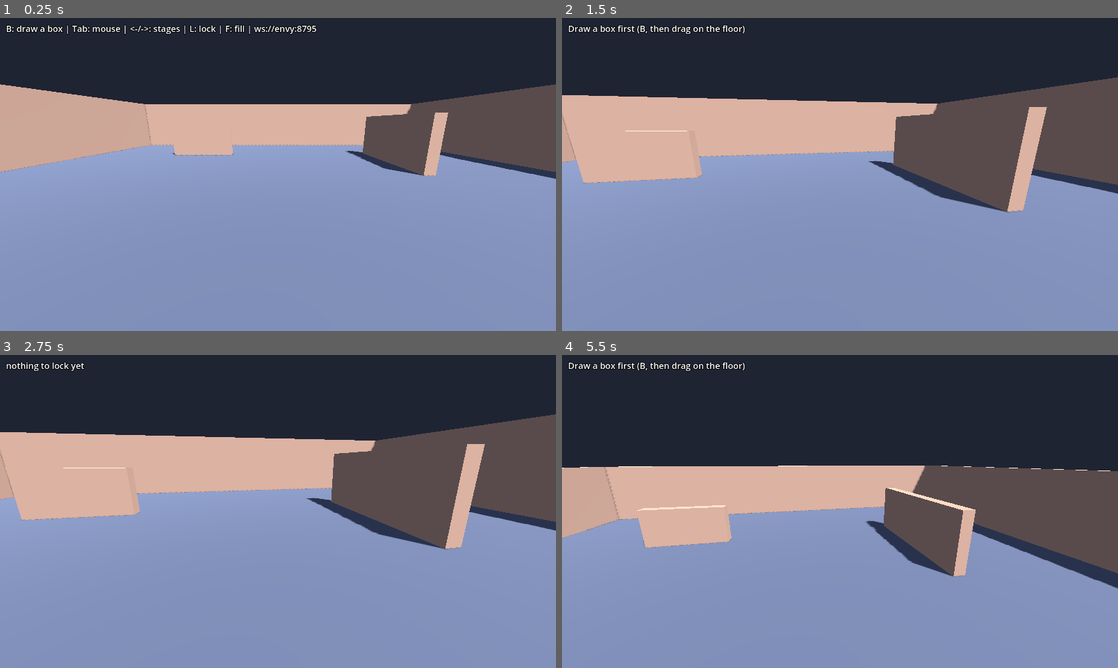
Above: before the commit, frames 1-4 (two rows, left to right).
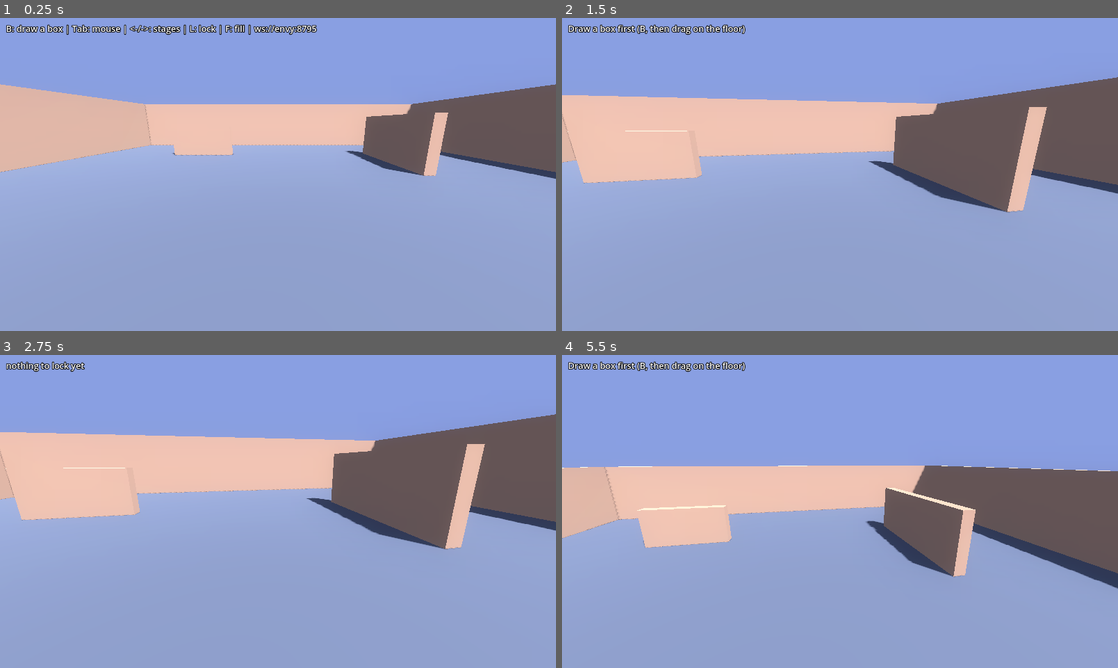
Above: after the commit, the same moments.

Repository: graysonchalmers/kiln
Game: Godot game, scene res://main.tscn
Same seed, same stepped clock (60 frames per second), same inputs: the game is played once before the commit and once after it.
Inputs (mouse positions are in pixels of both pictures, inside the frame that each line leads up to):
- Up to frame 1 (0.25 s): no input
- Up to frame 2 (1.5 s): tap Enter at 0.5 s; move the mouse to (867, 174) at 0.52 s; hold W 0.53-1.25 s; tap Tab at 0.6 s; click (867, 174) at 0.67 s; drag from (728, 190) to (812, 237) at 1.27 s
- Up to frame 3 (2.75 s): tap Space at 2 s; move the mouse to (333, 442) at 2.02 s; hold Right from 2.03 s (still down); tap L at 2.1 s; click (333, 442) at 2.17 s
- Up to frame 4 (5.5 s): release Right at 2.75 s; tap Enter at 2.75, 3.6, 4.25 s; drag from (812, 574) to (673, 464) at 2.77 s; tap Space at 3.5, 5 s; move the mouse to (1006, 558) at 3.52 s; hold Left 3.53-4.25 s; click (1006, 558) at 3.67 s; drag from (673, 464) to (756, 433) at 4.27 s; move the mouse to (867, 511) at 5.02 s; hold S from 5.03 s (still down); hold E from 5.03 s (still down); click (867, 511) at 5.17 s

The runs differ from the first frame. In frame 1, 25% of the frame differs, in the area x 0-100%, y 0-28%; in frame 2, 25%; in frame 3, 25%; in frame 4, 35%, in the area x 0-100%, y 0-38%.

Commit message:
feat(live): keep the old level until the new one sweeps over it (glow line, shrink/grow), --smoke render test
Co-Authored-By: Claude Sonnet 5.5 <noreply@anthropic.com>

Diff:
--- a/live/client/main.gd
+++ b/live/client/main.gd
@@ -3,7 +3,9 @@
 ## Keys: WASD move, Q/E down/up, mouse look, Tab capture toggle,
 ## B box mode (click-drag floor, wheel = height), Enter prompt, Esc cancel prompt.
 
-const REVEAL_SECS := 0.6   # each ladder level sweeps in quickly; the pacer spaces the levels out
+const REVEAL_SECS := 0.8   # one glowing line sweeps up: the new level appears under it, the old one is left above it
+const SHRINK_TO := 0.9     # the departing level shrinks to this fraction of its size
+const GROW_FROM := 0.88    # the arriving level grows up from this fraction into its final size
 const BAND := 0.08
 const SHADER_PATH := "res://reveal.gdshader"
 const Net = preload("res://net.gd")
@@ -48,6 +50,12 @@
 var reveal_mats: Array[ShaderMaterial] = []
 var reveal_meshes: Array = []  # [[MeshInstance3D, surface_count], ...]
 var reveal_t := -1.0
+var old_holder: Node3D = null
+var old_mats: Array[ShaderMaterial] = []
+var sweep_line: MeshInstance3D = null
+var clock := 0.0
+var smoke := false
+var smoke_pending := false
 var reveal_base := 0.0
 var reveal_top := 1.0
 var shader: Shader
@@ -75,7 +83,32 @@
 	net.failed.connect(_on_failed)
 	net.status.connect(_set_status)
 	Input.mouse_mode = Input.MOUSE_MODE_CAPTURED
+	if OS.get_cmdline_user_args().has("--smoke"):
+		_start_smoke()
+		return
 	_set_status("B: draw a box | Tab: mouse | <-/->: stages | L: lock | F: fill | %s" % server_url)
+
+
+## Scripted run for screenshots and video: a fixed box and the four barrel levels, no server needed.
+func _start_smoke() -> void:
+	smoke = true
+	smoke_pending = true
+	p0 = Vector3(-0.5, 0.0, -0.5)
+	p1 = Vector3(0.5, 0.0, 0.5)
+	box_h = 1.4
+	has_box = true
+	_redraw_wire()
+	var b := _box_bounds()
+	req_min = b[0]
+	req_size = b[1]
+	cur_slug = "smoke"
+	pitch = -0.08
+	yaw = 0.0
+	cam.position = Vector3(0.35, 0.85, 2.0)
+	cam.rotation = Vector3(pitch, yaw, 0.0)
+	Input.mouse_mode = Input.MOUSE_MODE_VISIBLE
+	_show_placeholder()
+	_set_status("smoke test: block, then 4, 8, 16, 32 cells")
 
 
 func _parse_server() -> void:
@@ -103,6 +136,10 @@
 	env.ambient_light_source = Environment.AMBIENT_SOURCE_COLOR
 	env.ambient_light_color = Color(0.6, 0.65, 0.8)
 	env.ambient_light_energy = 0.7
+	env.glow_enabled = true
+	env.glow_intensity = 0.9
+	env.glow_bloom = 0.15
+	env.glow_hdr_threshold = 0.8
 	var we := WorldEnvironment.new()
 	we.environment = env
 	add_child(we)
@@ -448,12 +485,14 @@
 # ---------------------------------------------------------------- asset + reveal
 
 func _show_stage(i: int, animate: bool) -> void:
+	_end_transition()
 	if holder != null:
-		holder.queue_free()
+		if animate:
+			old_holder = holder  # stays on screen until the new level has swept over it
+			_prepare_old(old_holder)
+		else:
+			holder.queue_free()
 		holder = null
-	reveal_mats.clear()
-	reveal_meshes.clear()
-	reveal_t = -1.0
 	var buf: PackedByteArray = strip.stages[i]["glb"]
 	var doc := GLTFDocument.new()
 	var gstate := GLTFState.new()
@@ -481,13 +520,16 @@
 	var target := Vector3(req_min.x + req_size.x * 0.5, req_min.y, req_min.z + req_size.z * 0.5)
 	var src := Vector3(aabb.get_center().x, aabb.position.y, aabb.get_center().z)
 	holder.position = target - src * s
+	holder.set_meta("fit", {"s": s, "target": target, "src": src})
 
 	reveal_base = req_min.y
-	reveal_top = req_min.y + aabb.size.y * s.y
+	reveal_top = req_min.y + req_size.y
 	_update_pips()
 	_set_status("stage %d/%d (%d tris) | <-/-> scrub | L lock | F fill" % [i + 1, strip.count(), strip.stages[i]["tris"]])
 	if animate:
 		_start_reveal(meshes)
+	else:
+		_clear_placeholder()
 
 
 func _collect_meshes(n: Node, out: Array) -> void:
@@ -510,29 +552,95 @@
 	return res
 
 
+func _make_mat(mi: MeshInstance3D, i: int, invert: bool) -> ShaderMaterial:
+	var orig := mi.get_active_material(i)
+	var sm := ShaderMaterial.new()
+	sm.shader = shader
+	var bm := orig as BaseMaterial3D
+	if bm != null:
+		sm.set_shader_parameter("albedo_color", bm.albedo_color)
+		sm.set_shader_parameter("roughness_v", bm.roughness)
+		sm.set_shader_parameter("metallic_v", bm.metallic)
+		if bm.albedo_texture != null:
+			sm.set_shader_parameter("albedo_tex", bm.albedo_texture)
+			sm.set_shader_parameter("use_tex", true)
+	sm.set_shader_parameter("band", BAND)
+	sm.set_shader_parameter("invert", invert)
+	sm.set_shader_parameter("clip_y", reveal_base - BAND)
+	return sm
+
+
 func _start_reveal(meshes: Array) -> void:
 	reveal_mats.clear()
 	reveal_meshes.clear()
 	for mi: MeshInstance3D in meshes:
 		var n := mi.mesh.get_surface_count()
 		for i in n:
-			var orig := mi.get_active_material(i)
-			var sm := ShaderMaterial.new()
-			sm.shader = shader
-			var bm := orig as BaseMaterial3D
-			if bm != null:
-				sm.set_shader_parameter("albedo_color", bm.albedo_color)
-				sm.set_shader_parameter("roughness_v", bm.roughness)
-				sm.set_shader_parameter("metallic_v", bm.metallic)
-				if bm.albedo_texture != null:
-					sm.set_shader_parameter("albedo_tex", bm.albedo_texture)
-					sm.set_shader_parameter("use_tex", true)
-			sm.set_shader_parameter("band", BAND)
-			sm.set_shader_parameter("clip_y", reveal_base - BAND)
+			var sm := _make_mat(mi, i, false)
 			mi.set_surface_override_material(i, sm)
 			reveal_mats.append(sm)
 		reveal_meshes.append([mi, n])
+	_apply_mult(holder, GROW_FROM)
+	_start_sweep_line()
 	reveal_t = 0.0
+
+
+func _prepare_old(h: Node3D) -> void:
+	old_mats.clear()
+	var meshes: Array = []
+	_collect_meshes(h, meshes)
+	for mi: MeshInstance3D in meshes:
+		for i in mi.mesh.get_surface_count():
+			var sm := _make_mat(mi, i, true)
+			mi.set_surface_override_material(i, sm)
+			old_mats.append(sm)
+
+
+## Scale a fitted holder about the centre of its base (the asset's base stays on the box floor).
+func _apply_mult(h: Node3D, m: float) -> void:
+	if h == null or not is_instance_valid(h):
+		return
+	var fit: Dictionary = h.get_meta("fit", {})
+	if fit.is_empty():
+		return
+	h.scale = fit["s"] * m
+	h.position = fit["target"] - fit["src"] * fit["s"] * m
+
+
+func _start_sweep_line() -> void:
+	if sweep_line == null:
+		sweep_line = MeshInstance3D.new()
+		sweep_line.mesh = BoxMesh.new()
+		var m := StandardMaterial3D.new()
+		m.albedo_color = Color(0.3, 1.0, 1.0)
+		m.emission_enabled = true
+		m.emission = Color(0.3, 1.0, 1.0)
+		m.emission_energy_multiplier = 5.0
+		sweep_line.material_override = m
+		add_child(sweep_line)
+	(sweep_line.mesh as BoxMesh).size = Vector3(req_size.x * 1.15, 0.012, req_size.z * 1.15)
+	sweep_line.position = Vector3(req_min.x + req_size.x * 0.5, reveal_base, req_min.z + req_size.z * 0.5)
+	sweep_line.visible = true
+
+
+## Finish whatever transition is running: new level at full size and plain materials, old level and block gone.
+func _end_transition() -> void:
+	for e in reveal_meshes:
+		var mi: MeshInstance3D = e[0]
+		if is_instance_valid(mi):
+			for i in e[1]:
+				mi.set_surface_override_material(i, null)
+	reveal_mats.clear()
+	reveal_meshes.clear()
+	old_mats.clear()
+	reveal_t = -1.0
+	_apply_mult(holder, 1.0)
+	if old_holder != null:
+		old_holder.queue_free()
+		old_holder = null
+	_clear_placeholder()
+	if sweep_line != null:
+		sweep_line.visible = false
 
 
 func _update_reveal(delta: float) -> void:
@@ -541,28 +649,40 @@
 	reveal_t += delta
 	var k := clampf(reveal_t / REVEAL_SECS, 0.0, 1.0)
 	var y := lerpf(reveal_base - BAND, reveal_top + BAND, k)
+	var e := k * k * (3.0 - 2.0 * k)
 	for m in reveal_mats:
 		m.set_shader_parameter("clip_y", y)
+	for m in old_mats:
+		m.set_shader_parameter("clip_y", y)
+	_apply_mult(holder, lerpf(GROW_FROM, 1.0, e))
+	_apply_mult(old_holder, lerpf(1.0, SHRINK_TO, e))
+	if placeholder != null and is_instance_valid(placeholder):  # the block fades and shrinks as the first level arrives
+		var pm := placeholder.material_override as StandardMaterial3D
+		pm.albedo_color.a = lerpf(0.5, 0.0, e)
+		var mm := lerpf(1.0, SHRINK_TO, e)
+		placeholder.scale = Vector3.ONE * mm
+		placeholder.position = Vector3(req_min.x + req_size.x * 0.5, req_min.y + req_size.y * 0.5 * mm, req_min.z + req_size.z * 0.5)
+	if sweep_line != null:
+		sweep_line.position.y = y
+		(sweep_line.material_override as StandardMaterial3D).emission_energy_multiplier = 5.0 * (1.0 - k * k)
 	if k >= 1.0:
-		for e in reveal_meshes:
-			var mi: MeshInstance3D = e[0]
-			if is_instance_valid(mi):
-				for i in e[1]:
-					mi.set_surface_override_material(i, null)
-		reveal_mats.clear()
-		reveal_meshes.clear()
-		reveal_t = -1.0
+		_end_transition()
 
 
 # ---------------------------------------------------------------- loop
 
 func _process(delta: float) -> void:
+	clock += delta
 	_update_reveal(delta)
-	var nxt: Dictionary = pacer.pop_ready(Time.get_ticks_msec() / 1000.0)
+	if smoke_pending and clock >= 0.5:
+		smoke_pending = false
+		for n in [4, 8, 16, 32]:
+			pacer.push(FileAccess.get_file_as_bytes("res://tests/ladder_%d.glb" % n), n)
+		pacer.finish()
+	var nxt: Dictionary = pacer.pop_ready(clock)
 	if not nxt.is_empty():
 		var i: int = strip.add(nxt["glb"], nxt["tris"])
 		strip.select(i)
-		_clear_placeholder()
 		_show_stage(i, true)
 	if pacer.drained() and not gen_done:
 		gen_done = true
--- a/live/client/reveal.gdshader
+++ b/live/client/reveal.gdshader
@@ -8,6 +8,7 @@
 uniform float metallic_v : hint_range(0.0, 1.0) = 0.0;
 uniform float clip_y = 0.0;
 uniform float band = 0.08;
+uniform bool invert = false;   // false: show below the line (the arriving level); true: show above it (the departing one)
 uniform vec4 edge_color : source_color = vec4(0.3, 0.9, 1.0, 1.0);
 
 varying vec3 world_pos;
@@ -17,7 +18,8 @@
 }
 
 void fragment() {
-	if (world_pos.y > clip_y) {
+	float d = invert ? (world_pos.y - clip_y) : (clip_y - world_pos.y);
+	if (d < 0.0) {
 		discard;
 	}
 	vec4 c = albedo_color;
@@ -27,6 +29,6 @@
 	ALBEDO = c.rgb;
 	ROUGHNESS = roughness_v;
 	METALLIC = metallic_v;
-	float e = smoothstep(clip_y - band, clip_y, world_pos.y);
-	EMISSION = edge_color.rgb * e * 3.0;
+	float e = 1.0 - smoothstep(0.0, band, d);
+	EMISSION = edge_color.rgb * e * 4.0;
 }
Binary file added: live/client/tests/ladder_16.glb
Binary file added: live/client/tests/ladder_32.glb
Binary file added: live/client/tests/ladder_4.glb
Binary file added: live/client/tests/ladder_8.glb
Not shown, changed: live/README.md
Not shown, added: live/client/tests/run_smoke.ps1
Not shown, added: live/client/tests/task_smoke.ps1
Not shown, added: live/tools/make_smoke_fixtures.py
